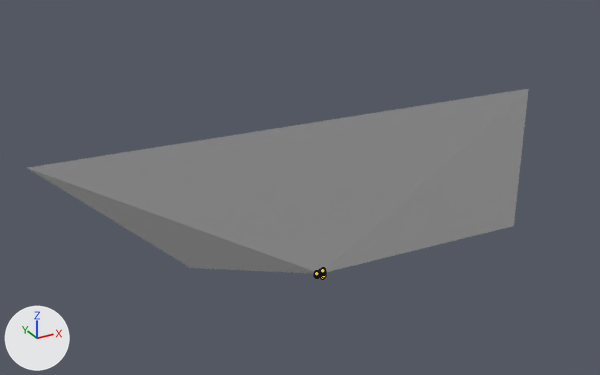
What one commit did to the FBX model fbx/Creature.fbx.
Both versions are drawn from a 50 mm lens placed at (-499.0, -844.0, 561.0), pointed at (11.0, 83.0, 97.0). The lights are fixed; the arrows at lower left show +X, +Y and +Z. Both versions are drawn at frame 8 of the action 'Armature|TurnRight'; the numbers are the values there. The bones that bend it are drawn over the model as lines.

Objects in the first picture: 'BackRange'.
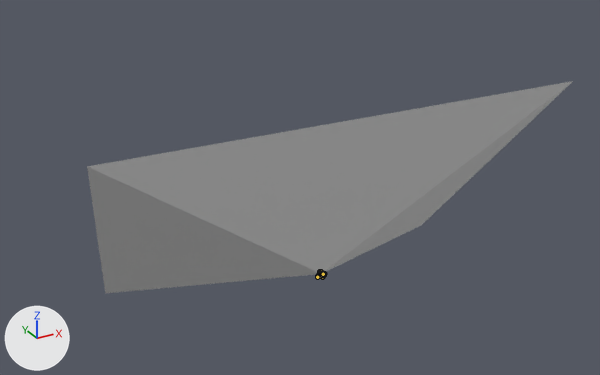
The edits, one by one:
Bone 'Center' (bone_center) moves from (0.0, 0.2, -0.58) to (0.0, 0.06, -0.16).
Bone 'Center' (bone_center) turns from (0, 0, 37) to (0, 0, 11) degrees about its own x, y and z.
Bone 'Bone.008' (bone_bone_008) turns from (-35, 1, 6) to (-7, 6, -4) degrees about its own x, y and z.
Bone 'Bone.009' (bone_bone_009) turns from (-38, 4, 13) to (-9, 5, 1) degrees about its own x, y and z.
Bone 'Bone.010' (bone_bone_010) turns from (-1, -4, 19) to (24, 3, -4) degrees about its own x, y and z.
Bone 'Bone.011' (bone_bone_011) turns from (-7, -2, 9) to (19, -5, -17) degrees about its own x, y and z.
Bone 'Bone.012' (bone_bone_012) turns from (-28, -2, 6) to (-15, -51, 9) degrees about its own x, y and z.
Bone 'Bone.013' (bone_bone_013) turns from (-33, 0, 4) to (-3, -43, -7) degrees about its own x, y and z.
Bone 'Bone.014' (bone_bone_014) turns from (-36, 1, 2) to (6, -23, -23) degrees about its own x, y and z.
Bone 'Bone.004' (bone_bone_004) turns from (24, 0, 0) to (25, 0, 0) degrees about its own x, y and z.
Bone 'Bone.003' (bone_bone_003) turns from (24, 0, 0) to (25, 0, 0) degrees about its own x, y and z.
Bone 'Bone.002' (bone_bone_002) turns from (24, 0, 0) to (25, 0, 0) degrees about its own x, y and z.
Bone 'Bone.001' (bone_bone_001) turns from (10, -2, -9) to (14, -2, -10) degrees about its own x, y and z.
Bone 'Base' (bone_base) turns from (9, 5, -8) to (13, 5, -9) degrees about its own x, y and z.
Bone 'Tentacle.R.002' (bone_tentacle_r_002) turns from (-21, -4, 25) to (-40, -13, 10) degrees about its own x, y and z.
Bone 'Tentacle.R.003' (bone_tentacle_r_003) turns from (4, -2, 14) to (66, -11, 22) degrees about its own x, y and z.
Bone 'Tentacle.R.004' (bone_tentacle_r_004) turns from (13, -43, -40) to (-1, -16, -41) degrees about its own x, y and z.
Bone 'Tentacle.L.002' (bone_tentacle_l_002) turns from (20, 7, -21) to (-26, 8, -5) degrees about its own x, y and z.
Bone 'Tentacle.L.003' (bone_tentacle_l_003) turns from (-3, 1, -4) to (57, 5, -13) degrees about its own x, y and z.
Bone 'Tentacle.L.004' (bone_tentacle_l_004) turns from (-15, -12, 32) to (-12, 10, 31) degrees about its own x, y and z.
Bone 'Leg.R' (bone_leg_r) turns from (29, 2, 43) to (15, 19, 15) degrees about its own x, y and z.
Bone 'Leg.R.001' (bone_leg_r_001) turns from (-12, -2, 28) to (-9, 5, 14) degrees about its own x, y and z.
Bone 'Leg.R.002' (bone_leg_r_002) turns from (4, -4, -3) to (-4, 4, 3) degrees about its own x, y and z.
Bone 'Leg.R.003' (bone_leg_r_003) turns from (14, -4, -17) to (-2, 2, -2) degrees about its own x, y and z.
Bone 'Foot.R' (bone_foot_r) turns from (11, -4, -23) to (-3, 1, -3) degrees about its own x, y and z.
Bone 'Foot.R.001' (bone_foot_r_001) turns from (3, -1, -23) to (-3, 1, -3) degrees about its own x, y and z.
Bone 'Foot.R.002' (bone_foot_r_002) turns from (-4, -36, -16) to (-6, -33, -2) degrees about its own x, y and z.
Bone 'Leg.L' (bone_leg_l) turns from (22, -8, 5) to (20, -5, -8) degrees about its own x, y and z.
Bone 'Leg.L.001' (bone_leg_l_001) turns from (-6, -3, -8) to (-9, -3, -16) degrees about its own x, y and z.
Bone 'Leg.L.002' (bone_leg_l_002) turns from (-2, -1, 1) to (-3, -2, -5) degrees about its own x, y and z.
Bone 'Leg.L.003' (bone_leg_l_003) turns from (0, 0, 5) to (-1, -1, 1) degrees about its own x, y and z.
Bone 'Foot.L' (bone_foot_l) turns from (0, 1, 5) to (-1, -1, 2) degrees about its own x, y and z.
Bone 'Foot.L.001' (bone_foot_l_001) turns from (-2, 0, 5) to (-2, 0, 3) degrees about its own x, y and z.

Location of each change, (x1, y1, x2, y2) in pixels of the pictures (600 x 375 px):
'BackRange', posed (15% taller): before (27, 89, 529, 274); after (87, 81, 573, 293)
bone 'Center', root to tip: before (320, 272) to (320, 272); after (320, 272) to (321, 272)
bone 'Bone.008', root to tip: before (320, 273) to (320, 273); after (321, 273) to (322, 274)
bone 'Bone.009', root to tip: before (320, 273) to (320, 273); after (322, 274) to (322, 274)
bone 'Bone.010', root to tip: before (320, 273) to (320, 273); after (322, 274) to (323, 275)
bone 'Bone.011', root to tip: before (320, 273) to (320, 273); after (323, 275) to (323, 275)
bone 'Bone.012', root to tip: before (320, 273) to (319, 274); after (321, 273) to (321, 274)
bone 'Bone.013', root to tip: before (319, 274) to (319, 274); after (321, 274) to (321, 275)
bone 'Bone.014', root to tip: before (319, 274) to (318, 274); after (321, 275) to (321, 275)
bone 'Bone.004', root to tip: before (320, 272) to (320, 271); after (320, 272) to (320, 272)
bone 'Bone.003', root to tip: before (320, 271) to (321, 271); after (320, 272) to (320, 272)
bone 'Bone.002', root to tip: before (321, 271) to (321, 271); after (320, 272) to (319, 271)
bone 'Bone.001', root to tip: before (321, 271) to (321, 271); after (319, 271) to (319, 271)
bone 'Base', root to tip: before (321, 271) to (321, 271); after (319, 271) to (319, 271)
bone 'Tentacle.R.002', root to tip: before (319, 273) to (318, 274); after (320, 273) to (320, 274)
bone 'Tentacle.R.003', root to tip: before (318, 274) to (317, 275); after (320, 274) to (319, 274)
bone 'Tentacle.R.004', root to tip: before (317, 275) to (317, 276); after (319, 274) to (319, 276)
bone 'Tentacle.L.002', root to tip: before (321, 273) to (322, 274); after (322, 273) to (323, 274)
bone 'Tentacle.L.003', root to tip: before (322, 274) to (323, 274); after (323, 274) to (324, 274)
bone 'Tentacle.L.004', root to tip: before (323, 274) to (323, 275); after (324, 274) to (324, 275)
bone 'Leg.R', root to tip: before (319, 273) to (318, 274); after (320, 273) to (319, 274)
bone 'Leg.R.001', root to tip: before (318, 274) to (317, 275); after (319, 274) to (318, 275)
bone 'Leg.R.002', root to tip: before (317, 275) to (317, 276); after (318, 275) to (318, 275)
bone 'Leg.R.003', root to tip: before (317, 276) to (316, 276); after (318, 275) to (317, 276)
bone 'Foot.R', root to tip: before (316, 276) to (316, 275); after (317, 276) to (317, 276)
bone 'Foot.R.001', root to tip: before (316, 275) to (316, 274); after (317, 276) to (317, 276)
bone 'Foot.R.002', root to tip: before (316, 274) to (316, 273); after (317, 276) to (317, 277)
bone 'Leg.L', root to tip: before (321, 273) to (322, 272); after (322, 273) to (323, 273)
bone 'Leg.L.001', root to tip: before (322, 272) to (323, 273); after (323, 273) to (323, 273)
bone 'Leg.L.002', root to tip: before (323, 273) to (323, 273); after (323, 273) to (323, 274)
bone 'Leg.L.003', root to tip: before (323, 273) to (323, 272); after (323, 274) to (323, 274)
bone 'Foot.L', root to tip: before (323, 272) to (323, 271); after (323, 274) to (323, 274)
bone 'Foot.L.001', root to tip: before (323, 271) to (323, 271); after (323, 274) to (323, 274)
